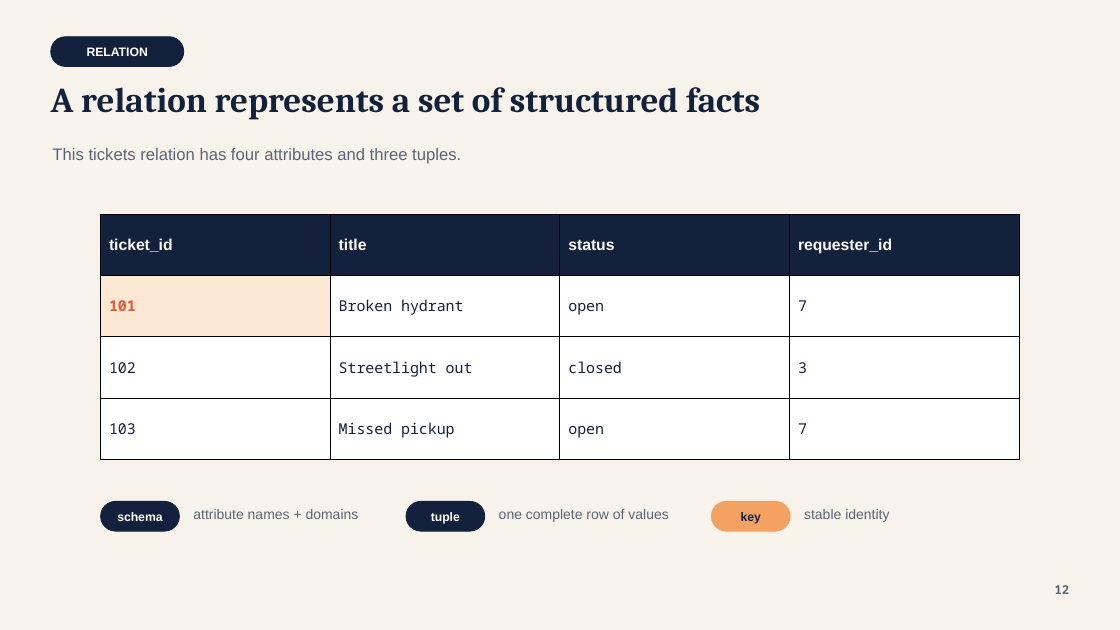
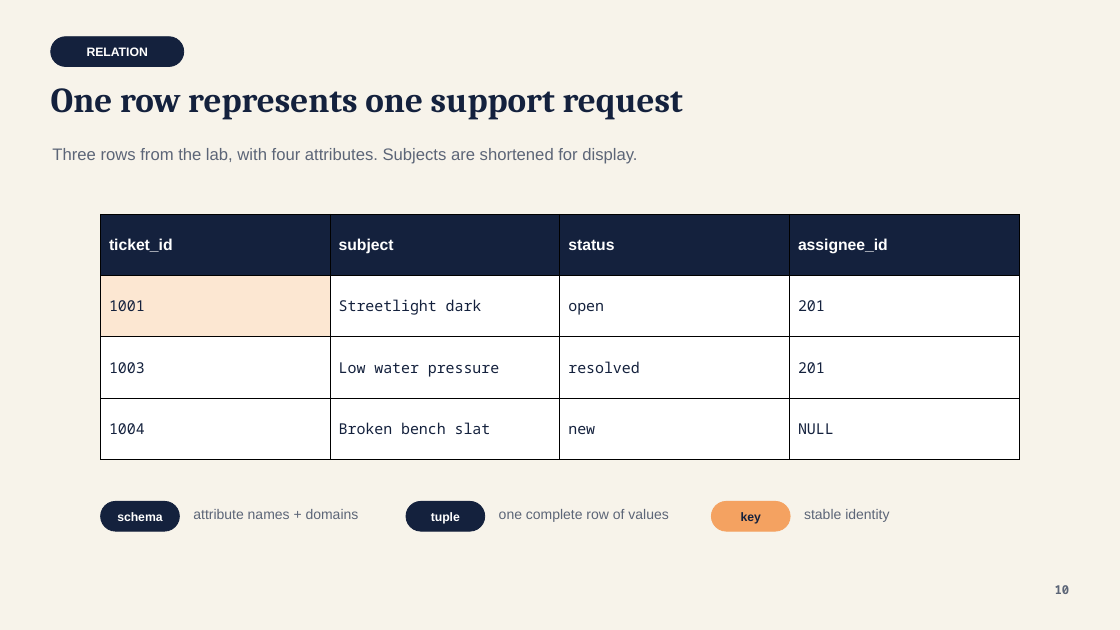
Before and after one commit to lolusername/CST4714_DB_admin, a slide deck: slide 10 of week_01/week_01_responsibility_relational_thinking.pptx. Drawn at 1120x630 pixels with LibreOffice and Linux fonts; fonts in the diff are those of the drawing. Boxes give left, top, right and bottom in pixels: in the first picture for what was removed or moved away, otherwise in the second. Text is boxed around its words. In the diff, an @@ line names an element or a change of style, - is before the commit and + after.

Commit message:
Teach Week 1 through a tested missing-request case

```diff
--- a/week_01/week_01_responsibility_relational_thinking.pptx
+++ b/week_01/week_01_responsibility_relational_thinking.pptx
@@ text at (x1=51, y1=88, x2=683, y2=120): text changed @@
-A relation represents a set of structured facts
+One row represents one support request
@@ text at (x1=52, y1=148, x2=637, y2=164): text changed @@
-This tickets relation has four attributes and three tuples.
+Three rows from the lab, with four attributes. Subjects are shortened for display.
@@ table at (x1=101, y1=214, x2=1018, y2=460) @@
-row 1, column 2: title
+row 1, column 2: subject
-row 1, column 4: requester_id
+row 1, column 4: assignee_id
-row 2: 101 | Broken hydrant | open | 7
+row 2: 1001 | Streetlight dark | open | 201
-row 3: 102 | Streetlight out | closed | 3
+row 3: 1003 | Low water pressure | resolved | 201
-row 4: 103 | Missed pickup | open | 7
+row 4: 1004 | Broken bench slat | new | NULL
@@ text at (x1=1055, y1=585, x2=1070, y2=594): text changed @@
-12
+10
```
Also in this commit, not shown: 14 other slides changed, 1 slide added, 1 slide removed, 4 other files.
